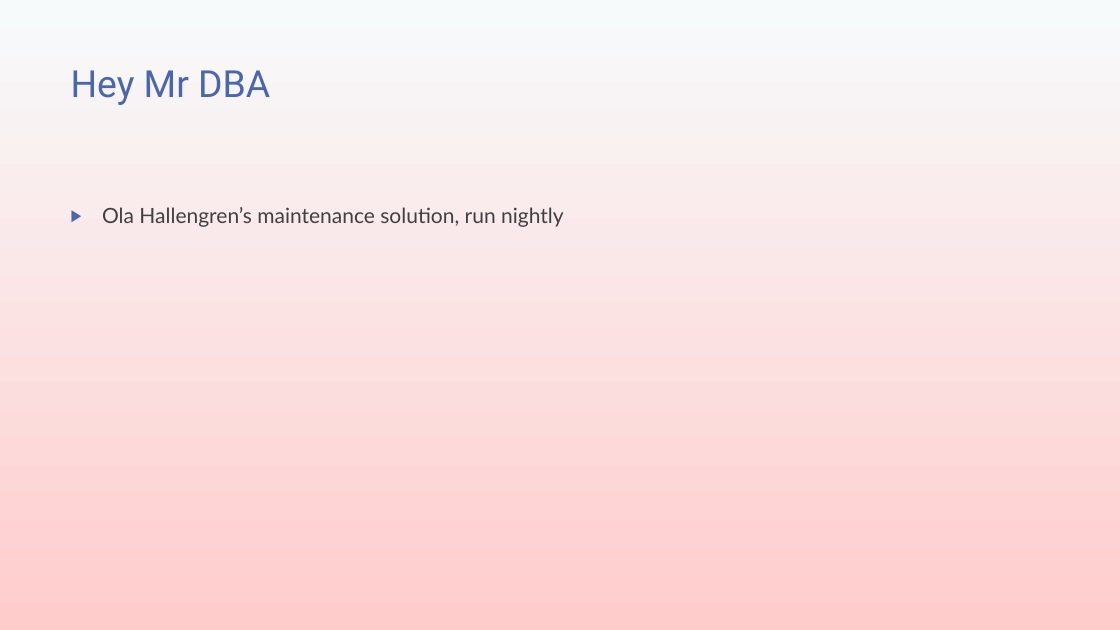
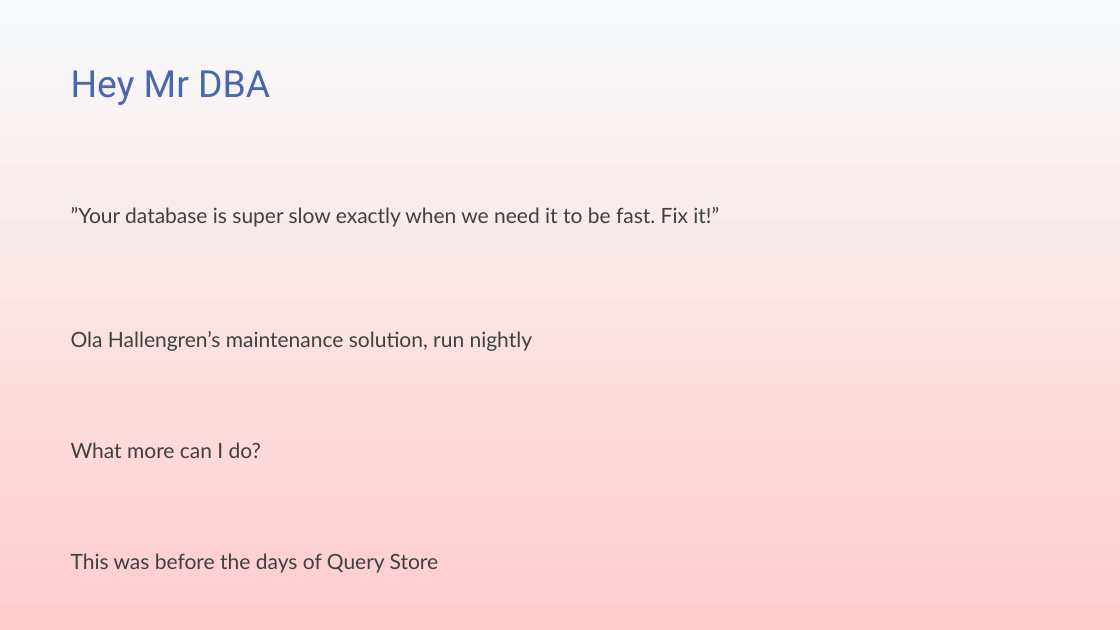
Before and after one commit to transmokopter/Presentations, a slide deck: slide 9 of Statistics an unreliable friend/SQL Saturday 971 Oslo - Statistics an unreliable friend/Statistics_An_Unreliable_Friend_Transmokopter.pptx. Drawn at 1120x630 pixels with LibreOffice and Linux fonts; fonts in the diff are those of the drawing; background and template pictures are left out. Boxes give left, top, right and bottom in pixels: in the first picture for what was removed or moved away, otherwise in the second. Text is boxed around its words. In the diff, an @@ line names an element or a change of style, - is before the commit and + after.

```diff
--- a/Statistics an unreliable friend/SQL Saturday 971 Oslo - Statistics an unreliable friend/Statistics_An_Unreliable_Friend_Transmokopter.pptx
+++ b/Statistics an unreliable friend/SQL Saturday 971 Oslo - Statistics an unreliable friend/Statistics_An_Unreliable_Friend_Transmokopter.pptx
@@ text at bbox=[71, 207, 719, 227]: paragraph added @@
+”Your database is super slow exactly when we need it to be fast. Fix it!”
@@ text at bbox=[71, 331, 532, 351]: bullet ▶ to none @@
@@ text at bbox=[71, 442, 439, 573]: paragraphs added @@
+What more can I do?
+This was before the days of Query Store
```
Also in this commit, not shown: 4 other slides changed, 4 slides added, 2 slides removed.
